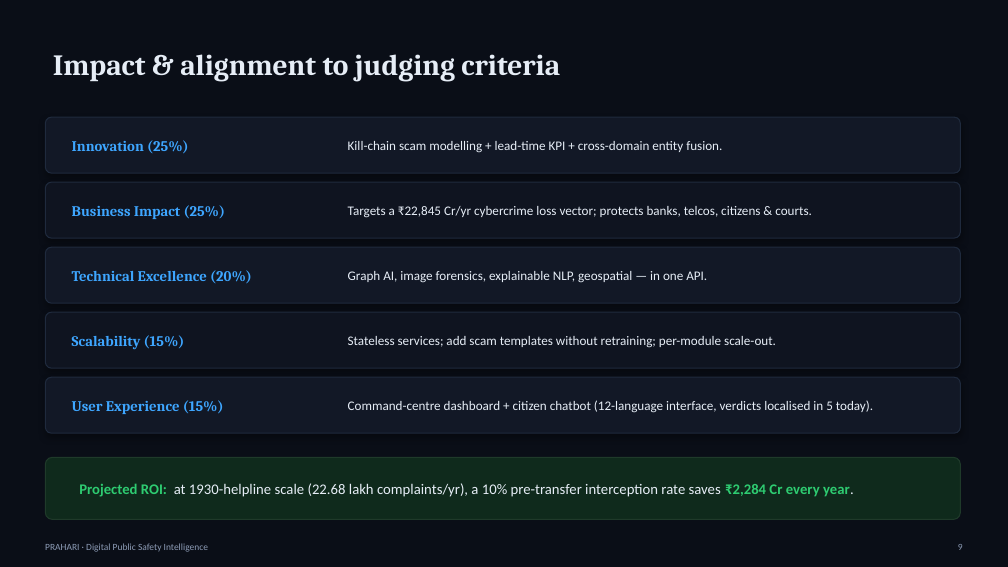
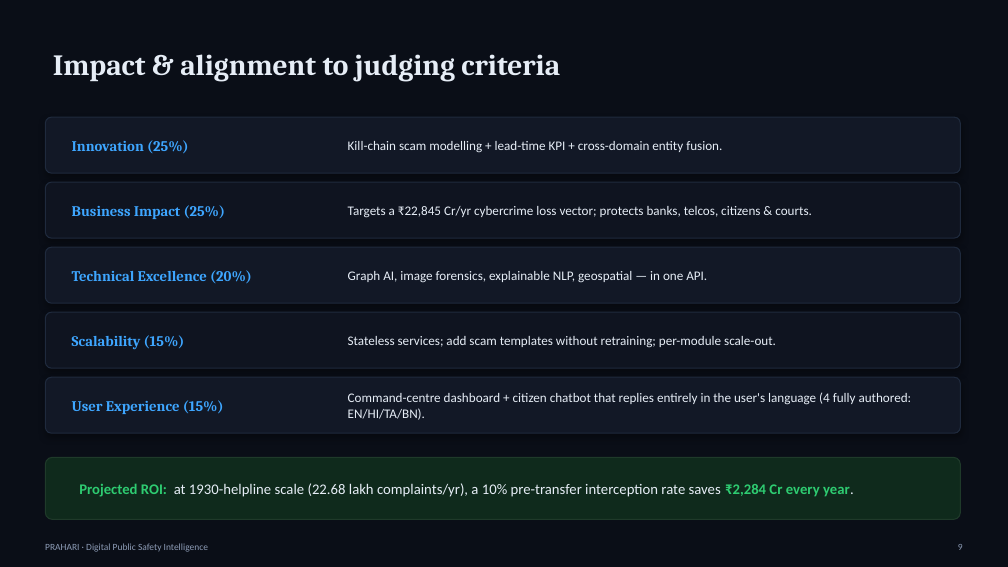
Before and after one commit to Ravianshu19/AI-for-Digital-Public-Safety, a slide deck: slide 9 of docs/Prahari_Pitch_Deck.pptx. Drawn at 1008x567 pixels with LibreOffice and Linux fonts; fonts in the diff are those of the drawing. Boxes give left, top, right and bottom in pixels: in the first picture for what was removed or moved away, otherwise in the second. Text is boxed around its words. In the diff, an @@ line names an element or a change of style, - is before the commit and + after.

```diff
--- a/docs/Prahari_Pitch_Deck.pptx
+++ b/docs/Prahari_Pitch_Deck.pptx
@@ text at bbox=[348, 392, 912, 420]: text changed @@
-Command-centre dashboard + citizen chatbot (12-language interface, verdicts localised in 5 today).
+Command-centre dashboard + citizen chatbot that replies entirely in the user's language (4 fully authored: EN/HI/TA/BN).
```
Also in this commit, not shown: 4 other slides changed, 4 slides added, 1 other file.
